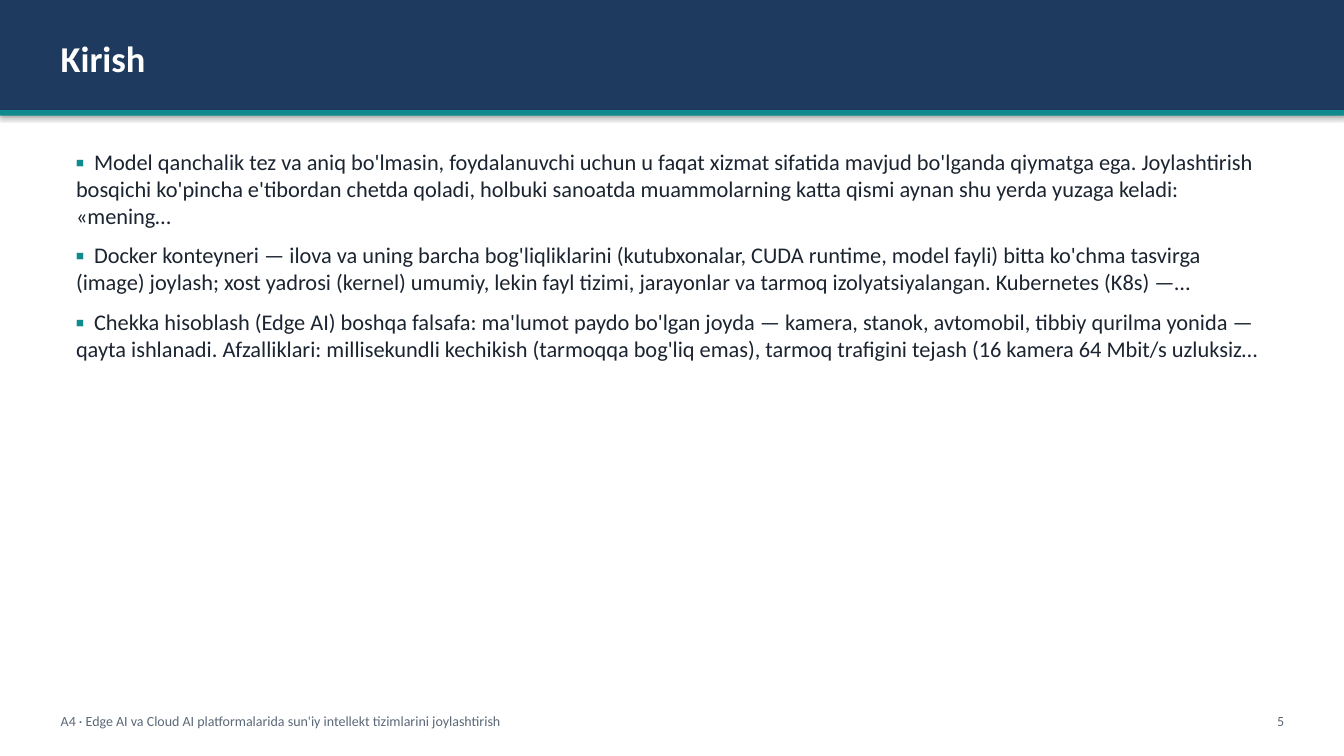
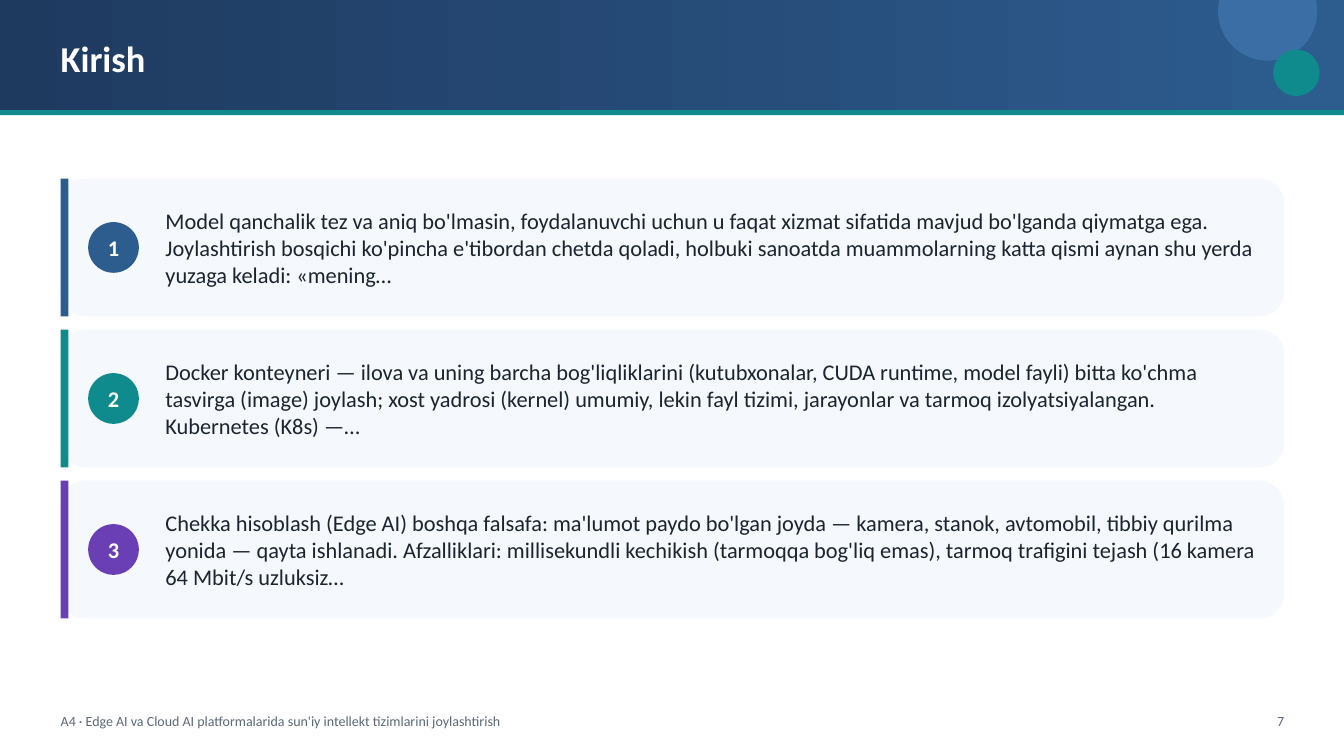
Before and after one commit to sayka7/ktm_labs, a slide deck: slide 7 of slaydlar/A4.pptx (slide 5 before the commit). Drawn at 1344x756 pixels with LibreOffice and Linux fonts; fonts in the diff are those of the drawing. Boxes give left, top, right and bottom in pixels: in the first picture for what was removed or moved away, otherwise in the second. Text is boxed around its words. In the diff, an @@ line names an element or a change of style, - is before the commit and + after.

```diff
--- a/slaydlar/A4.pptx
+++ b/slaydlar/A4.pptx
@@ rectangle at [0,0,1344,110]: fill #1F3A5F to gradient #1F3A5F to #2D5C8F; shadow off @@
@@ ellipse added at [1218,0,1317,60], fill #3B6EA5 @@
@@ ellipse added at [1273,49,1320,96], fill #0F8B8D @@
@@ rectangle at [0,110,1344,115]: shadow off @@
@@ rounded rectangle added at [60,178,1285,317], fill #F5F8FC @@
@@ rectangle added at [60,178,69,317], fill #2D5C8F @@
@@ ellipse added at [88,222,138,272], fill #2D5C8F, 16 pt, text #FFFFFF, bold @@
+1
@@ text added at [165,213,1253,287], 16 pt, text #1B2430 @@
+Model qanchalik tez va aniq bo'lmasin, foydalanuvchi uchun u faqat xizmat sifatida mavjud bo'lganda qiymatga ega. Joylashtirish bosqichi ko'pincha e'tibordan chetda qoladi, holbuki sanoatda muammolarning katta qismi aynan shu yerda yuzaga keladi: «mening…
@@ rounded rectangle added at [60,330,1285,468], fill #F5F8FC @@
@@ rectangle added at [60,330,69,468], fill #0F8B8D @@
@@ text "Docker konteyneri — ilova va ..." at [165,364,1197,437]: vertical alignment top to middle @@
@@ ellipse added at [88,373,138,423], fill #0F8B8D, 16 pt, text #FFFFFF, bold @@
+2
@@ text at [165,364,1197,437]: text changed @@
-▪ Model qanchalik tez va aniq bo'lmasin, foydalanuvchi uchun u faqat xizmat sifatida mavjud bo'lganda qiymatga ega. Joylashtirish bosqichi ko'pincha e'tibordan chetda qoladi, holbuki sanoatda muammolarning katta qismi aynan shu yerda yuzaga keladi: «mening…
-▪ Docker konteyneri — ilova va uning barcha bog'liqliklarini (kutubxonalar, CUDA runtime, model fayli) bitta ko'chma tasvirga (image) joylash; xost yadrosi (kernel) umumiy, lekin fayl tizimi, jarayonlar va tarmoq izolyatsiyalangan. Kubernetes (K8s) —…
-▪ Chekka hisoblash (Edge AI) boshqa falsafa: ma'lumot paydo bo'lgan joyda — kamera, stanok, avtomobil, tibbiy qurilma yonida — qayta ishlanadi. Afzalliklari: millisekundli kechikish (tarmoqqa bog'liq emas), tarmoq trafigini tejash (16 kamera 64 Mbit/s uzluksiz…
+Docker konteyneri — ilova va uning barcha bog'liqliklarini (kutubxonalar, CUDA runtime, model fayli) bitta ko'chma tasvirga (image) joylash; xost yadrosi (kernel) umumiy, lekin fayl tizimi, jarayonlar va tarmoq izolyatsiyalangan. Kubernetes (K8s) —…
@@ rounded rectangle added at [60,481,1285,619], fill #F5F8FC @@
@@ rectangle added at [60,481,69,619], fill #6A3FB5 @@
@@ ellipse added at [88,524,138,575], fill #6A3FB5, 16 pt, text #FFFFFF, bold @@
+3
@@ text added at [165,515,1254,586], 16 pt, text #1B2430 @@
+Chekka hisoblash (Edge AI) boshqa falsafa: ma'lumot paydo bo'lgan joyda — kamera, stanok, avtomobil, tibbiy qurilma yonida — qayta ishlanadi. Afzalliklari: millisekundli kechikish (tarmoqqa bog'liq emas), tarmoq trafigini tejash (16 kamera 64 Mbit/s uzluksiz…
@@ text at [1277,717,1284,726]: text changed @@
-5
+7
```
Also in this commit, not shown: 44 other slides changed, 12 slides added, 21 other files.
